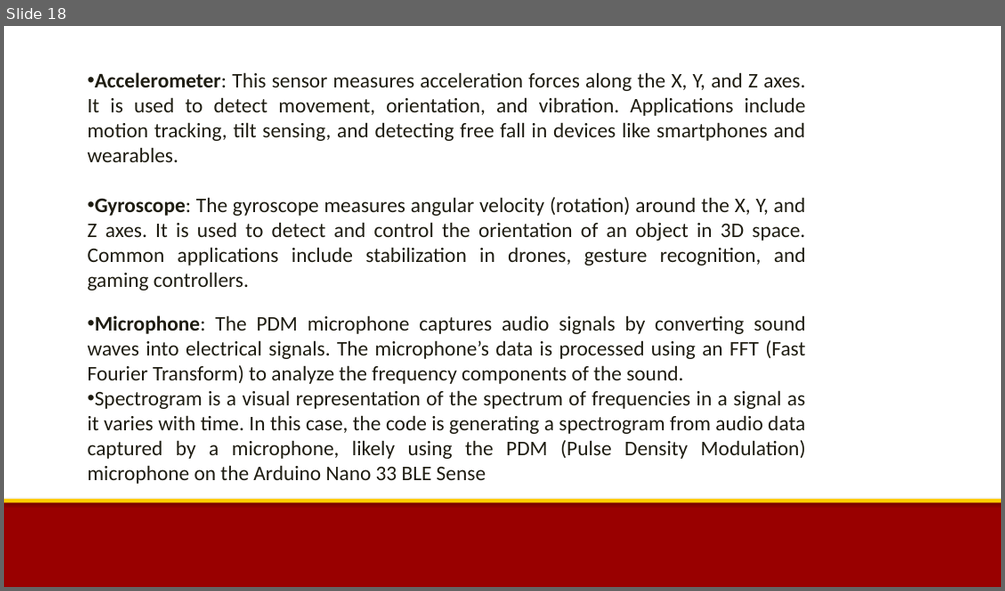
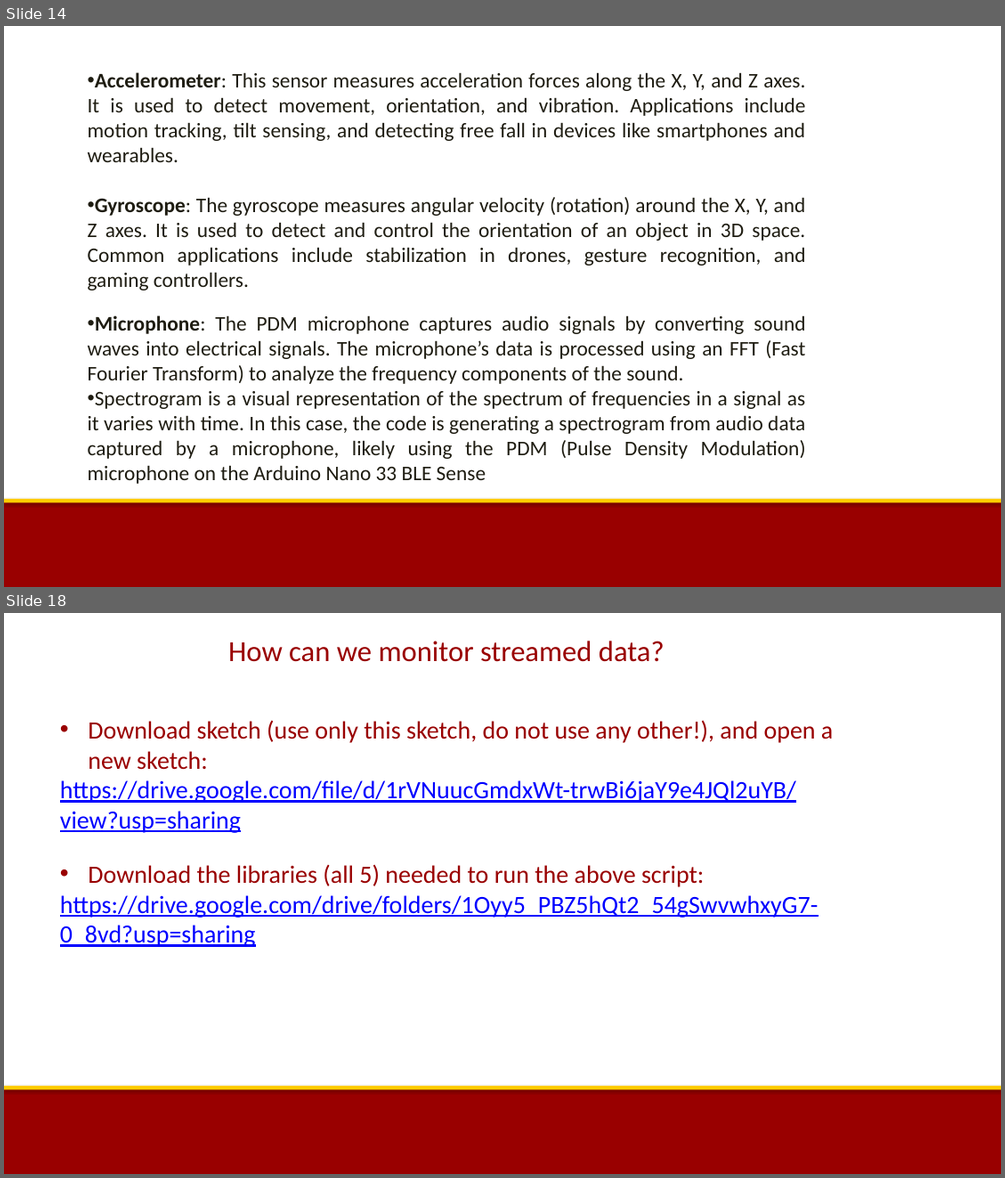
Before and after one commit to uscee105/ee105, a slide deck: assets/module-0-intro/mod-0-lecture-3-arduino-installation.pptx. Shown one above the other, each under a label of ours: slide 18 before the commit, slides 14 and 18 after it; the slides between them are not shown. The pictures are 1005x591 and 1005x1178 pixels, drawn with LibreOffice and Linux fonts; fonts in the diff are those of the drawing; background and template pictures are left out. Boxes give left, top, right and bottom in pixels: in the first picture for what was removed or moved away, otherwise in the second. Text is boxed around its words. In the diff, an @@ line names an element or a change of style, - is before the commit and + after.

```diff
--- a/assets/module-0-intro/mod-0-lecture-3-arduino-installation.pptx
+++ b/assets/module-0-intro/mod-0-lecture-3-arduino-installation.pptx
@@ slide 18 added at bbox=[4, 613, 1001, 1174], background #FFFFFF; not listed: 2 template elements that a slide beside it also shows @@
@@ text added at bbox=[228, 641, 664, 662], 28 pt, text #990000 @@
+How can we monitor streamed data?
@@ text added at bbox=[60, 720, 833, 833], 24 pt, text #0000FF, underline @@
+• Download sketch (use only this sketch, do not use any other!), and open a new sketch:
+https://drive.google.com/file/d/1rVNuucGmdxWt-trwBi6jaY9e4JQl2uYB/view?usp=sharing
@@ text added at bbox=[60, 864, 817, 947], 24 pt, text #0000FF, underline @@
+• Download the libraries (all 5) needed to run the above script:
+https://drive.google.com/drive/folders/1Oyy5_PBZ5hQt2_54gSwvwhxyG7-0_8vd?usp=sharing
@@ what was slide 18 is now slide 14 @@
```
Also in this commit, not shown: 5 slides changed, 2 other slides added, 18 other files.
